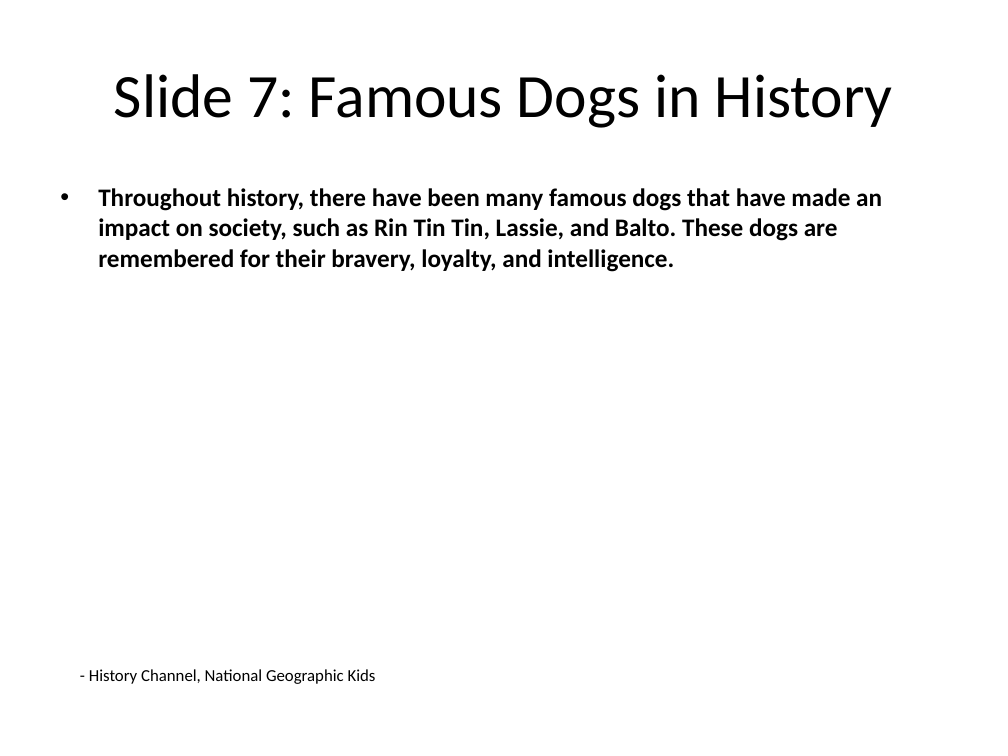
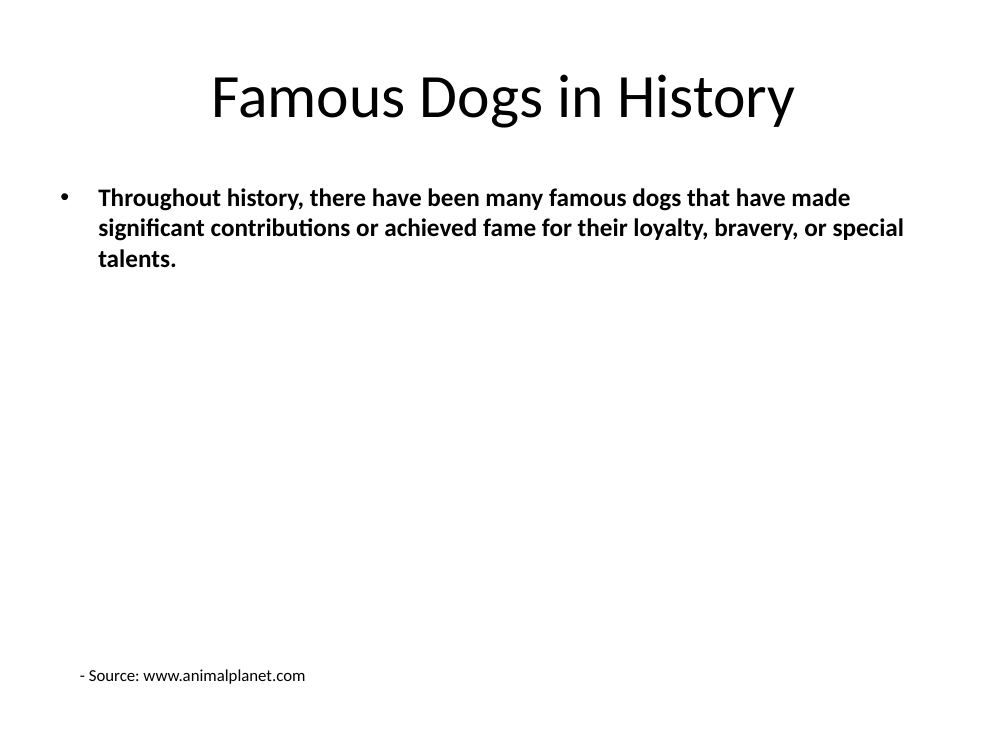
Before and after one commit to infrasvc-magang/test, a slide deck: slide 9 of backend/project/PPTX/Dog_presentation.pptx (slide 8 before the commit). Drawn at 1008x756 pixels with LibreOffice and Linux fonts; fonts in the diff are those of the drawing. Boxes give left, top, right and bottom in pixels: in the first picture for what was removed or moved away, otherwise in the second. Text is boxed around its words. In the diff, an @@ line names an element or a change of style, - is before the commit and + after.

```diff
--- a/backend/project/PPTX/Dog_presentation.pptx
+++ b/backend/project/PPTX/Dog_presentation.pptx
@@ title at box(212, 74, 795, 128): text changed @@
-Slide 7: Famous Dogs in History
+Famous Dogs in History
@@ text at box(98, 188, 904, 268): text changed @@
-• Throughout history, there have been many famous dogs that have made an impact on society, such as Rin Tin Tin, Lassie, and Balto. These dogs are remembered for their bravery, loyalty, and intelligence.
+• Throughout history, there have been many famous dogs that have made significant contributions or achieved fame for their loyalty, bravery, or special talents.
@@ text at box(89, 669, 305, 684): text changed @@
-- History Channel, National Geographic Kids
+- Source: www.animalplanet.com
```
Also in this commit, not shown: 6 other slides changed, 3 slides added, 3 slides removed, 4 other files.
